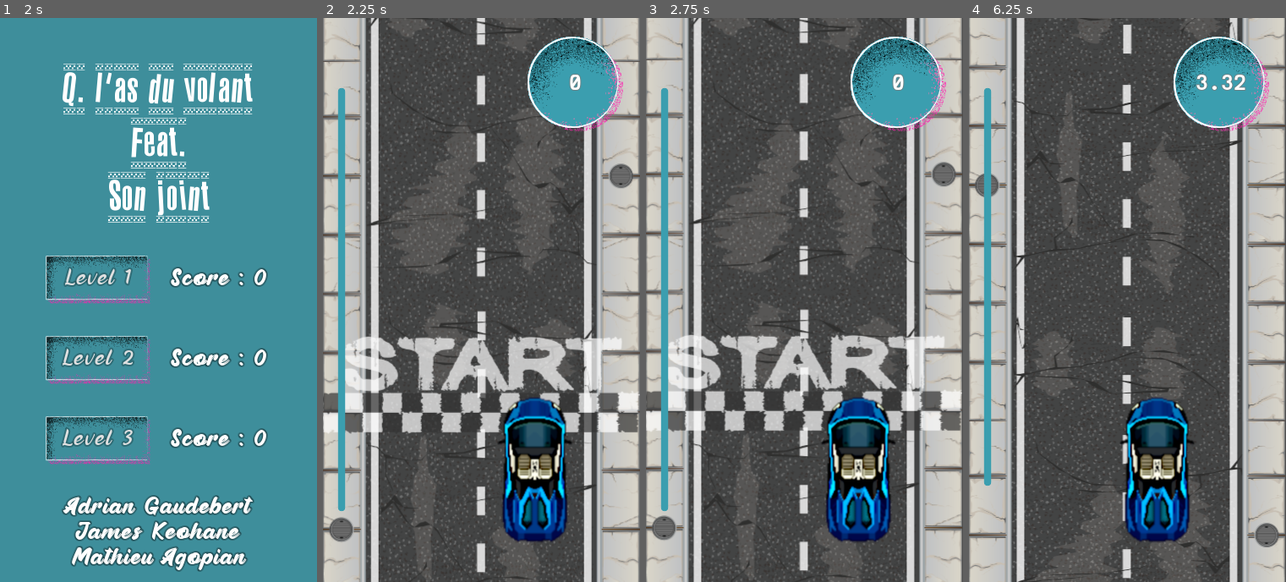
Above: before the commit, frames 1-4 (left to right).
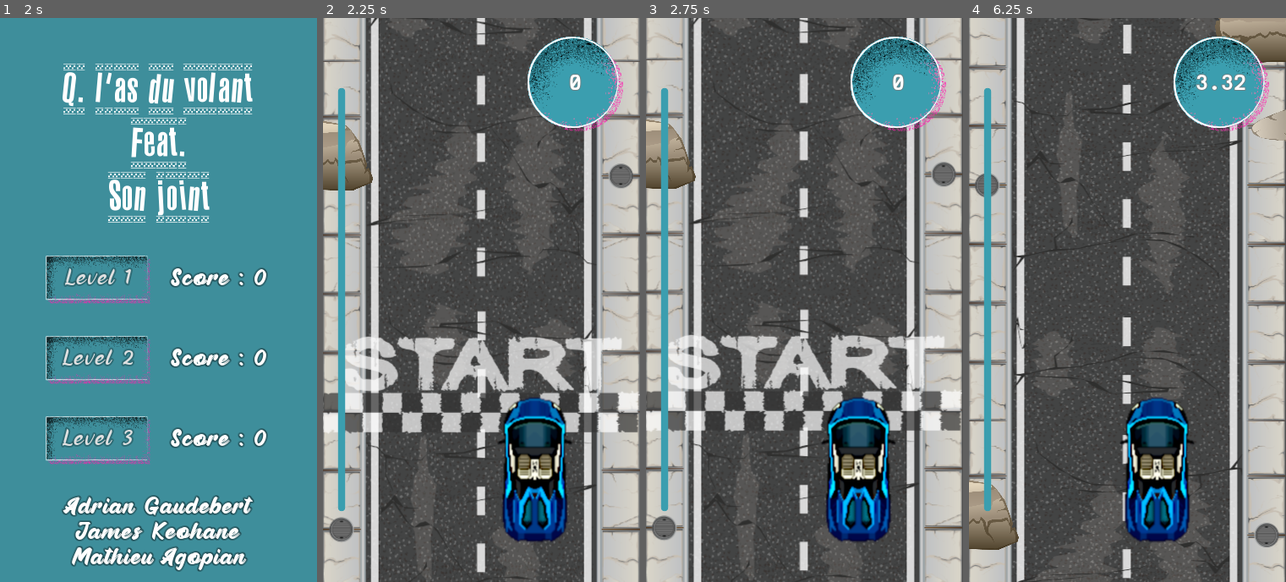
Above: after the commit, the same moments.

Repository: adngdb/coopjam
Game: Godot game, scene res://GUI/StartScreen/StartScreen.tscn
Same seed, same stepped clock (60 frames per second), same inputs: the game is played once before the commit and once after it.
Inputs (mouse positions are in pixels of both pictures, inside the frame that each line leads up to):
- Up to frame 1 (2 s): tap Enter at 0.5 s; move the mouse to (228, 271) at 0.52 s; hold Right (ui_right) 0.53-1.28 s; click (228, 271) at 0.6 s; tap Space at 1.25 s; move the mouse to (95, 328) at 1.27 s; hold Left (ui_left) from 1.28 s (still down); click (95, 328) at 1.35 s
- Up to frame 2 (2.25 s): release Left (ui_left) at 2 s; click "Level 1" at 2 s
- Up to frame 3 (2.75 s): no input
- Up to frame 4 (6.25 s): move the mouse to (1159, 175) at 2.77 s; hold Right (ui_right) 2.78-4.28 s; click (1159, 175) at 2.85 s; move the mouse to (1111, 412) at 3.52 s; click (1111, 412) at 3.6 s; move the mouse to (1222, 384) at 4.27 s; hold Left (ui_left) from 4.28 s (still down); click (1222, 384) at 4.35 s; move the mouse to (1032, 215) at 5.02 s; click (1032, 215) at 5.1 s; move the mouse to (1143, 300) at 5.77 s; click (1143, 300) at 5.85 s

Frame 1 is identical in both runs. In frame 2, 1.1% of the frame differs, in the area x 0-16%, y 18-31%; in frame 3, 1.1%; in frame 4, 2.9%, in the area x 0-100%, y 0-95%.

Commit message:
Rocks. Rocks everywhere.

Diff:
--- a/Qlas/Levels/1_Level.tscn
+++ b/Qlas/Levels/1_Level.tscn
@@ -1,9 +1,12 @@
-[gd_scene load_steps=5 format=2]
+[gd_scene load_steps=8 format=2]
 
 [ext_resource path="res://Objects/RoadTile/StartLine.tscn" type="PackedScene" id=1]
 [ext_resource path="res://Objects/RoadTile/RoadTile.tscn" type="PackedScene" id=2]
 [ext_resource path="res://Objects/Obstacles/RedCar.tscn" type="PackedScene" id=3]
 [ext_resource path="res://Objects/RoadTile/FinishLine.tscn" type="PackedScene" id=4]
+[ext_resource path="res://Objects/Decoration/Tree.tscn" type="PackedScene" id=5]
+[ext_resource path="res://Objects/Decoration/Rock1.tscn" type="PackedScene" id=6]
+[ext_resource path="res://Objects/Decoration/Rock2.tscn" type="PackedScene" id=7]
 
 [node name="1_Level" type="Node2D"]
 
@@ -51,3 +54,74 @@
 
 [node name="FinishLine" parent="." instance=ExtResource( 4 )]
 position = Vector2( 0, -5840 )
+
+[node name="Decoration" type="Node" parent="."]
+
+[node name="Rock3" parent="Decoration" instance=ExtResource( 6 )]
+position = Vector2( 176, -880 )
+
+[node name="Rock4" parent="Decoration" instance=ExtResource( 7 )]
+position = Vector2( -168, -1474.8 )
+
+[node name="Rock5" parent="Decoration" instance=ExtResource( 7 )]
+position = Vector2( 187.5, -2696 )
+
+[node name="Rock6" parent="Decoration" instance=ExtResource( 6 )]
+position = Vector2( -216, -2264 )
+
+[node name="Rock7" parent="Decoration" instance=ExtResource( 6 )]
+position = Vector2( 192, -3664 )
+
+[node name="Rock8" parent="Decoration" instance=ExtResource( 6 )]
+position = Vector2( -200, -3466.8 )
+
+[node name="Rock9" parent="Decoration" instance=ExtResource( 7 )]
+position = Vector2( -224, -4208 )
+
+[node name="Rock10" parent="Decoration" instance=ExtResource( 7 )]
+position = Vector2( 216, -4384 )
+
+[node name="Rock11" parent="Decoration" instance=ExtResource( 7 )]
+position = Vector2( 184, -4064 )
+
+[node name="Rock12" parent="Decoration" instance=ExtResource( 6 )]
+position = Vector2( 232, -5192 )
+
+[node name="Rock13" parent="Decoration" instance=ExtResource( 6 )]
+position = Vector2( -192, -6018.8 )
+
+[node name="Rock14" parent="Decoration" instance=ExtResource( 7 )]
+position = Vector2( -248, -5970.8 )
+
+[node name="Rock15" parent="Decoration" instance=ExtResource( 6 )]
+position = Vector2( -256, -1466.8 )
+
+[node name="Rock2" parent="Decoration" instance=ExtResource( 7 )]
+position = Vector2( 219.5, -768 )
+
+[node name="Rock1" parent="Decoration" instance=ExtResource( 6 )]
+position = Vector2( -200, -304 )
+
+[node name="Rock16" parent="Decoration" instance=ExtResource( 6 )]
+position = Vector2( 187.5, -1840 )
+
+[node name="Rock17" parent="Decoration" instance=ExtResource( 7 )]
+position = Vector2( -184, -1746.8 )
+
+[node name="Rock18" parent="Decoration" instance=ExtResource( 6 )]
+position = Vector2( -200, -2842.8 )
+
+[node name="Rock19" parent="Decoration" instance=ExtResource( 7 )]
+position = Vector2( -192, -2784 )
+
+[node name="Rock21" parent="Decoration" instance=ExtResource( 7 )]
+position = Vector2( 64, -5936 )
+
+[node name="Rock20" parent="Decoration" instance=ExtResource( 6 )]
+position = Vector2( -72, -5952 )
+
+[node name="Tree" parent="Decoration" instance=ExtResource( 5 )]
+position = Vector2( 392, -6296 )
+
+[node name="Tree2" parent="Decoration" instance=ExtResource( 5 )]
+position = Vector2( -560, -4600 )
--- a/Qlas/Levels/2_Level.tscn
+++ b/Qlas/Levels/2_Level.tscn
@@ -1,9 +1,12 @@
-[gd_scene load_steps=5 format=2]
+[gd_scene load_steps=8 format=2]
 
 [ext_resource path="res://Objects/RoadTile/StartLine.tscn" type="PackedScene" id=1]
 [ext_resource path="res://Objects/RoadTile/RoadTile.tscn" type="PackedScene" id=2]
 [ext_resource path="res://Objects/Obstacles/RedCar.tscn" type="PackedScene" id=3]
 [ext_resource path="res://Objects/RoadTile/FinishLine.tscn" type="PackedScene" id=4]
+[ext_resource path="res://Objects/Decoration/Tree.tscn" type="PackedScene" id=5]
+[ext_resource path="res://Objects/Decoration/Rock1.tscn" type="PackedScene" id=6]
+[ext_resource path="res://Objects/Decoration/Rock2.tscn" type="PackedScene" id=7]
 
 [node name="LevelTest" type="Node2D"]
 
@@ -57,3 +60,71 @@
 
 [node name="FinishLine" parent="." instance=ExtResource( 4 )]
 position = Vector2( 0, -5840 )
+
+[node name="Decoration" type="Node" parent="."]
+
+[node name="Rock2" parent="Decoration" instance=ExtResource( 6 )]
+position = Vector2( 168, -624 )
+
+[node name="Rock3" parent="Decoration" instance=ExtResource( 6 )]
+position = Vector2( -224, -1616 )
+
+[node name="Rock4" parent="Decoration" instance=ExtResource( 6 )]
+position = Vector2( 192, -1976 )
+
+[node name="Rock5" parent="Decoration" instance=ExtResource( 6 )]
+position = Vector2( 216, -1904 )
+
+[node name="Rock6" parent="Decoration" instance=ExtResource( 6 )]
+position = Vector2( -200, -2872 )
+
+[node name="Rock7" parent="Decoration" instance=ExtResource( 6 )]
+position = Vector2( 208, -4264 )
+
+[node name="Rock8" parent="Decoration" instance=ExtResource( 6 )]
+position = Vector2( -232, -4056 )
+
+[node name="Rock9" parent="Decoration" instance=ExtResource( 6 )]
+position = Vector2( -136, -6008 )
+
+[node name="Rock10" parent="Decoration" instance=ExtResource( 6 )]
+position = Vector2( 224, -6088 )
+
+[node name="Rock11" parent="Decoration" instance=ExtResource( 7 )]
+position = Vector2( 160, -5968 )
+
+[node name="Rock12" parent="Decoration" instance=ExtResource( 7 )]
+position = Vector2( -96, -5968 )
+
+[node name="Rock13" parent="Decoration" instance=ExtResource( 7 )]
+position = Vector2( 184, -4352 )
+
+[node name="Rock14" parent="Decoration" instance=ExtResource( 7 )]
+position = Vector2( 216, -3072 )
+
+[node name="Rock15" parent="Decoration" instance=ExtResource( 7 )]
+position = Vector2( 192, -1840 )
+
+[node name="Rock16" parent="Decoration" instance=ExtResource( 7 )]
+position = Vector2( -248, -1808 )
+
+[node name="Rock17" parent="Decoration" instance=ExtResource( 7 )]
+position = Vector2( 192, 32 )
+
+[node name="Rock18" parent="Decoration" instance=ExtResource( 7 )]
+position = Vector2( -208, -4912 )
+
+[node name="Rock1" parent="Decoration" instance=ExtResource( 6 )]
+position = Vector2( -120, 152 )
+
+[node name="Tree" parent="Decoration" instance=ExtResource( 5 )]
+position = Vector2( 392, -1312 )
+
+[node name="Tree2" parent="Decoration" instance=ExtResource( 5 )]
+position = Vector2( -432, -3432 )
+
+[node name="Tree3" parent="Decoration" instance=ExtResource( 5 )]
+position = Vector2( 520, -4592 )
+
+[node name="Tree4" parent="Decoration" instance=ExtResource( 5 )]
+position = Vector2( 480, -5088 )
--- a/Qlas/Levels/3_Level.tscn
+++ b/Qlas/Levels/3_Level.tscn
@@ -1,9 +1,12 @@
-[gd_scene load_steps=5 format=2]
+[gd_scene load_steps=8 format=2]
 
 [ext_resource path="res://Objects/RoadTile/StartLine.tscn" type="PackedScene" id=1]
 [ext_resource path="res://Objects/RoadTile/RoadTile.tscn" type="PackedScene" id=2]
 [ext_resource path="res://Objects/Obstacles/RedCar.tscn" type="PackedScene" id=3]
 [ext_resource path="res://Objects/RoadTile/FinishLine.tscn" type="PackedScene" id=4]
+[ext_resource path="res://Objects/Decoration/Tree.tscn" type="PackedScene" id=5]
+[ext_resource path="res://Objects/Decoration/Rock1.tscn" type="PackedScene" id=6]
+[ext_resource path="res://Objects/Decoration/Rock2.tscn" type="PackedScene" id=7]
 
 [node name="LevelTest" type="Node2D"]
 
@@ -63,3 +66,65 @@
 
 [node name="FinishLine" parent="." instance=ExtResource( 4 )]
 position = Vector2( 0, -5840 )
+
+[node name="Decoration" type="Node" parent="."]
+
+[node name="Rock2" parent="Decoration" instance=ExtResource( 7 )]
+position = Vector2( -200, -424 )
+
+[node name="Rock3" parent="Decoration" instance=ExtResource( 7 )]
+position = Vector2( -200, -816 )
+
+[node name="Rock4" parent="Decoration" instance=ExtResource( 7 )]
+position = Vector2( -184, -384 )
+
+[node name="Rock1" parent="Decoration" instance=ExtResource( 6 )]
+position = Vector2( 240, -440 )
+
+[node name="Rock5" parent="Decoration" instance=ExtResource( 6 )]
+position = Vector2( 192, -1600 )
+
+[node name="Rock6" parent="Decoration" instance=ExtResource( 7 )]
+position = Vector2( -224, -2904 )
+
+[node name="Rock7" parent="Decoration" instance=ExtResource( 6 )]
+position = Vector2( -184, -2840 )
+
+[node name="Rock9" parent="Decoration" instance=ExtResource( 7 )]
+position = Vector2( -216, -3520 )
+
+[node name="Rock10" parent="Decoration" instance=ExtResource( 7 )]
+position = Vector2( -216, -5312 )
+
+[node name="Rock11" parent="Decoration" instance=ExtResource( 7 )]
+position = Vector2( 200, -5768 )
+
+[node name="Rock12" parent="Decoration" instance=ExtResource( 6 )]
+position = Vector2( -152, -6048 )
+
+[node name="Rock13" parent="Decoration" instance=ExtResource( 6 )]
+position = Vector2( 160, -6128 )
+
+[node name="Rock14" parent="Decoration" instance=ExtResource( 7 )]
+position = Vector2( 136, -6090.8 )
+
+[node name="Rock8" parent="Decoration" instance=ExtResource( 6 )]
+position = Vector2( 216, -3872 )
+
+[node name="Tree" parent="Decoration" instance=ExtResource( 5 )]
+position = Vector2( 320, -888 )
+
+[node name="Tree2" parent="Decoration" instance=ExtResource( 5 )]
+position = Vector2( 368, -2160 )
+
+[node name="Tree3" parent="Decoration" instance=ExtResource( 5 )]
+position = Vector2( 344, -3512 )
+
+[node name="Tree4" parent="Decoration" instance=ExtResource( 5 )]
+position = Vector2( -544, -3200 )
+
+[node name="Tree5" parent="Decoration" instance=ExtResource( 5 )]
+position = Vector2( -416, -4904 )
+
+[node name="Tree6" parent="Decoration" instance=ExtResource( 5 )]
+position = Vector2( -528, -5704 )
--- /dev/null
+++ b/Qlas/Objects/Decoration/Rock1.tscn
@@ -0,0 +1,9 @@
+[gd_scene load_steps=2 format=2]
+
+[ext_resource path="res://Assets/Props/Rock_01.png" type="Texture" id=1]
+
+[node name="Rock1" type="Node2D"]
+
+[node name="Sprite" type="Sprite" parent="."]
+scale = Vector2( 0.2, 0.2 )
+texture = ExtResource( 1 )
--- /dev/null
+++ b/Qlas/Objects/Decoration/Rock2.tscn
@@ -0,0 +1,9 @@
+[gd_scene load_steps=2 format=2]
+
+[ext_resource path="res://Assets/Props/Rock_02.png" type="Texture" id=1]
+
+[node name="Rock2" type="Node2D"]
+
+[node name="Sprite" type="Sprite" parent="."]
+scale = Vector2( 0.2, 0.2 )
+texture = ExtResource( 1 )
--- /dev/null
+++ b/Qlas/Objects/Decoration/Tree.tscn
@@ -0,0 +1,8 @@
+[gd_scene load_steps=2 format=2]
+
+[ext_resource path="res://Assets/Props/Tree_01.png" type="Texture" id=1]
+
+[node name="Tree" type="Node2D"]
+
+[node name="Sprite" type="Sprite" parent="."]
+texture = ExtResource( 1 )
--- a/Qlas/Objects/RoadTile/FinishLine.tscn
+++ b/Qlas/Objects/RoadTile/FinishLine.tscn
@@ -1,7 +1,6 @@
-[gd_scene load_steps=4 format=2]
+[gd_scene load_steps=3 format=2]
 
 [ext_resource path="res://Assets/Props/Finish.png" type="Texture" id=1]
-[ext_resource path="res://Objects/RoadTile/FinishLine.gd" type="Script" id=2]
 
 [sub_resource type="RectangleShape2D" id=1]
 extents = Vector2( 184, 56 )
@@ -9,7 +8,6 @@
 [node name="FinishLine" type="KinematicBody2D"]
 collision_layer = 4
 collision_mask = 0
-script = ExtResource( 2 )
 
 [node name="Sprite" type="Sprite" parent="."]
 texture = ExtResource( 1 )
--- a/Qlas/Objects/RoadTile/StartLine.tscn
+++ b/Qlas/Objects/RoadTile/StartLine.tscn
@@ -1,8 +1,7 @@
-[gd_scene load_steps=5 format=2]
+[gd_scene load_steps=4 format=2]
 
 [ext_resource path="res://Assets/Props/Start.png" type="Texture" id=1]
 [ext_resource path="res://Objects/PlayerCar/PlayerCar.tscn" type="PackedScene" id=2]
-[ext_resource path="res://Objects/RoadTile/StartLine.gd" type="Script" id=3]
 
 [sub_resource type="SegmentShape2D" id=1]
 a = Vector2( -192, 0 )
@@ -11,7 +10,6 @@
 [node name="StartLine" type="KinematicBody2D"]
 collision_layer = 8
 collision_mask = 0
-script = ExtResource( 3 )
 
 [node name="CollisionShape2D" type="CollisionShape2D" parent="."]
 shape = SubResource( 1 )
